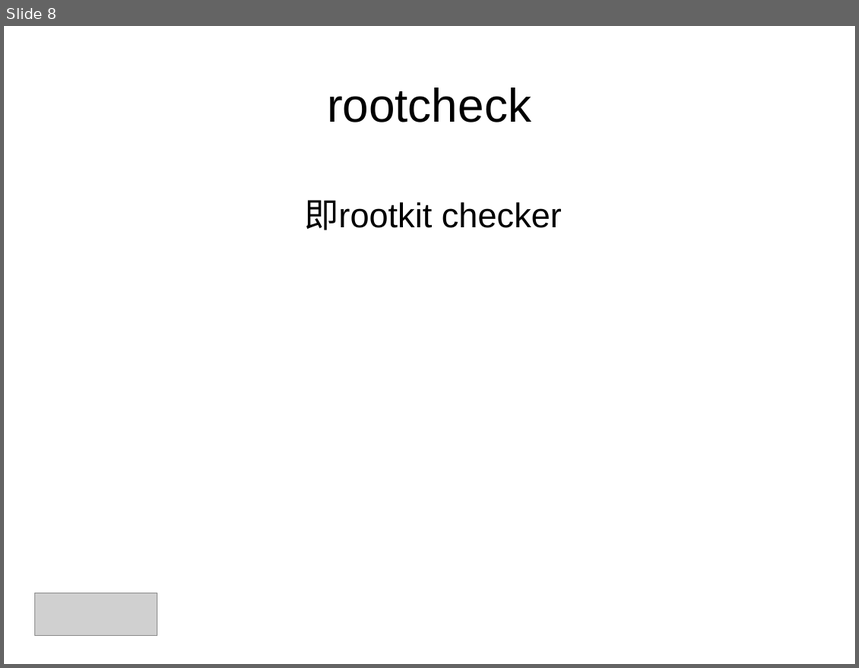
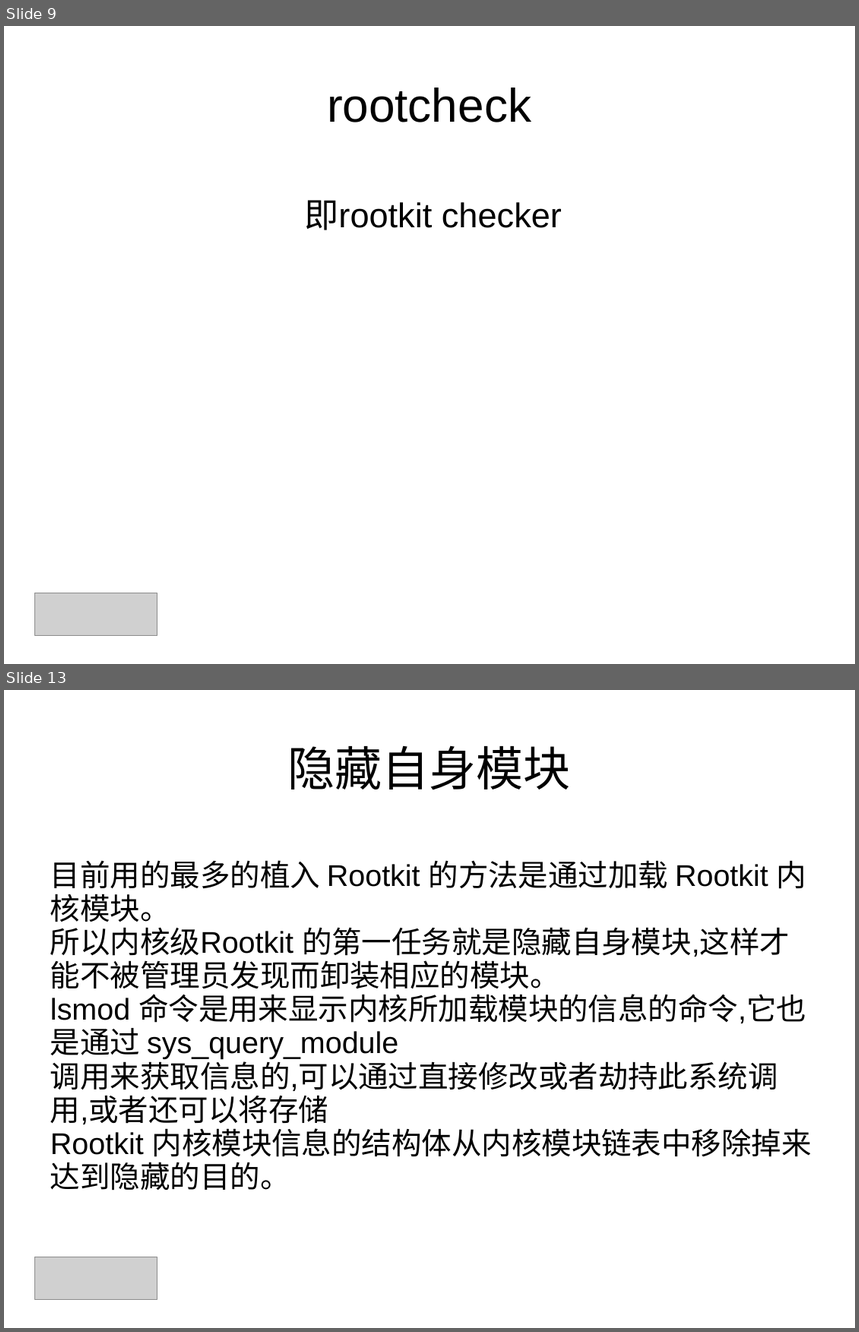
Before and after one commit to shjwudp/ossec, a slide deck: readme.ppt. Shown one above the other, each under a label of ours: slide 8 before the commit, slides 9 and 13 after it; the slides between them are not shown. The pictures are 859x668 and 859x1332 pixels, drawn with LibreOffice and Linux fonts; fonts in the diff are those of the drawing; grey boxes stand for pictures; background and template pictures are left out. Boxes give left, top, right and bottom in pixels: in the first picture for what was removed or moved away, otherwise in the second. Text is boxed around its words. In the diff, an @@ line names an element or a change of style, - is before the commit and + after.

```diff
--- a/readme.ppt
+++ b/readme.ppt
@@ slide 13 added at (x1=4, y1=690, x2=855, y2=1328), background picture (left out) @@
@@ title added at (x1=287, y1=745, x2=570, y2=790), 44 pt, text #000000 @@
+隐藏自身模块
@@ subtitle added at (x1=50, y1=860, x2=812, y2=1191), 28 pt, text #000000 @@
+目前用的最多的植入 Rootkit 的方法是通过加载 Rootkit 内核模块。
+所以内核级Rootkit 的第一任务就是隐藏自身模块,这样才能不被管理员发现而卸装相应的模块。
+lsmod 命令是用来显示内核所加载模块的信息的命令,它也是通过 sys_query_module
+调用来获取信息的,可以通过直接修改或者劫持此系统调用,或者还可以将存储
+Rootkit 内核模块信息的结构体从内核模块链表中移除掉来达到隐藏的目的。
@@ picture added at (x1=35, y1=1258, x2=157, y2=1300) @@
@@ what was slide 8 is now slide 9 @@
```
Also in this commit, not shown: 2 slides changed, 10 other slides added, 7 slides removed, 2 other files.
